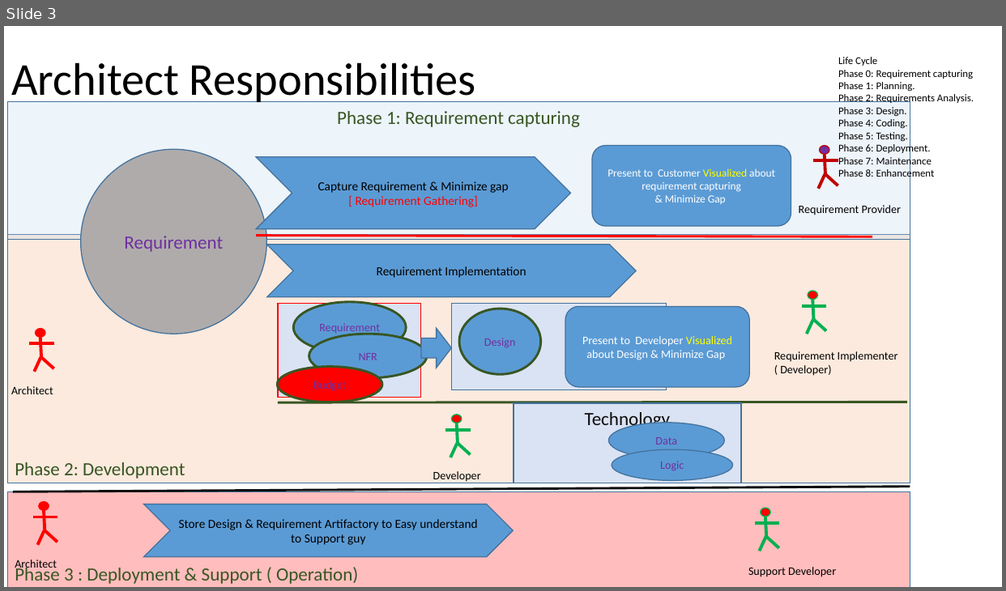
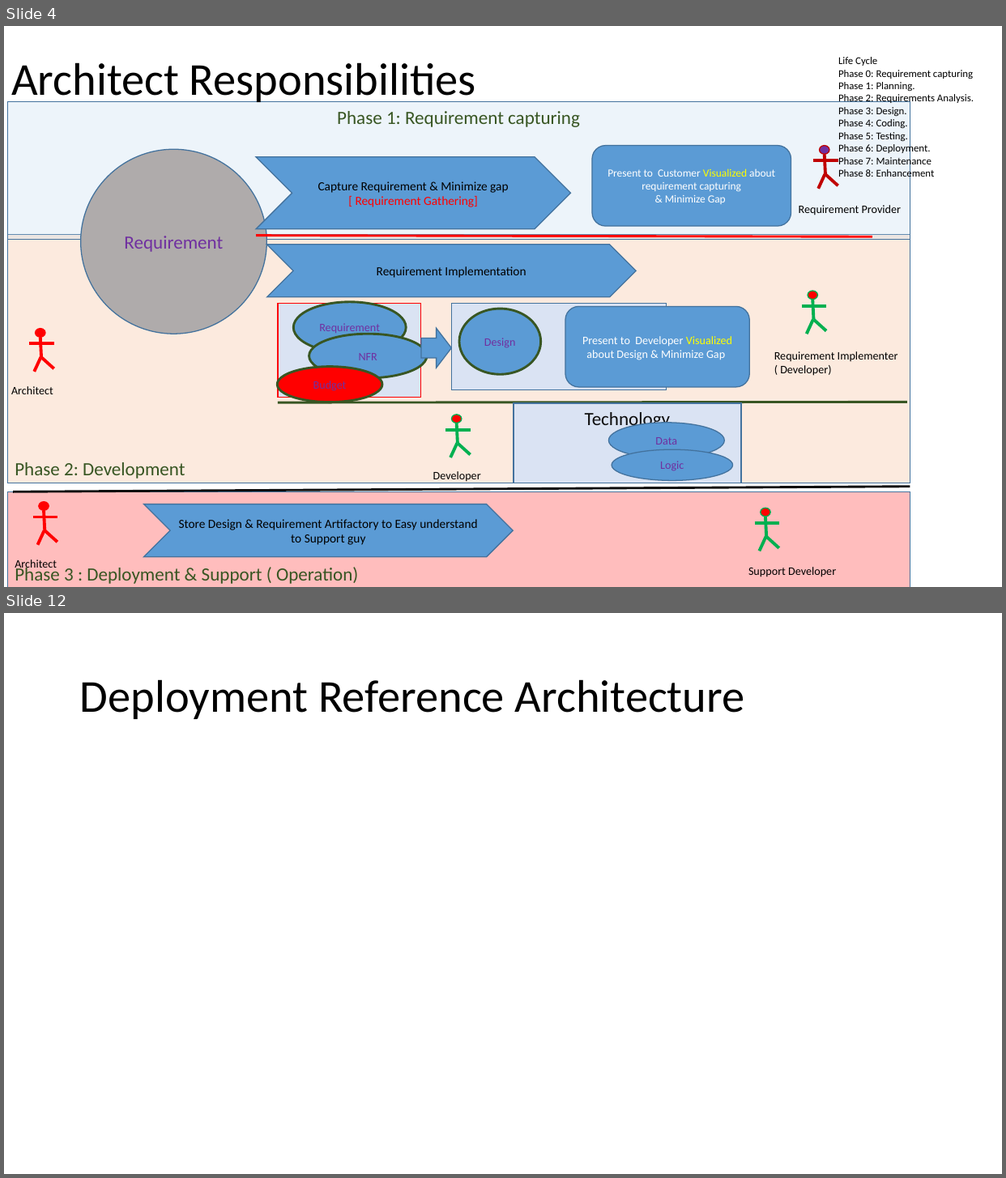
Before and after one commit to singhsiddh/sai, a slide deck: interview/Architecture.pptx. Shown one above the other, each under a label of ours: slide 3 before the commit, slides 4 and 12 after it; the slides between them are not shown. The pictures are 1006x591 and 1006x1178 pixels, drawn with LibreOffice and Linux fonts; fonts in the diff are those of the drawing. Boxes give left, top, right and bottom in pixels: in the first picture for what was removed or moved away, otherwise in the second. Text is boxed around its words. In the diff, an @@ line names an element or a change of style, - is before the commit and + after.

Commit message:
Updating slide about more details about ref architecture then explian Togaf way

```diff
--- a/interview/Architecture.pptx
+++ b/interview/Architecture.pptx
@@ slide 12 added at box(4, 613, 1002, 1174), background #FFFFFF @@
@@ title added at box(80, 679, 745, 719), 44 pt, text #000000 @@
+Deployment Reference Architecture
@@ what was slide 3 is now slide 4 @@
```
Also in this commit, not shown: 3 slides changed, 8 other slides added.
